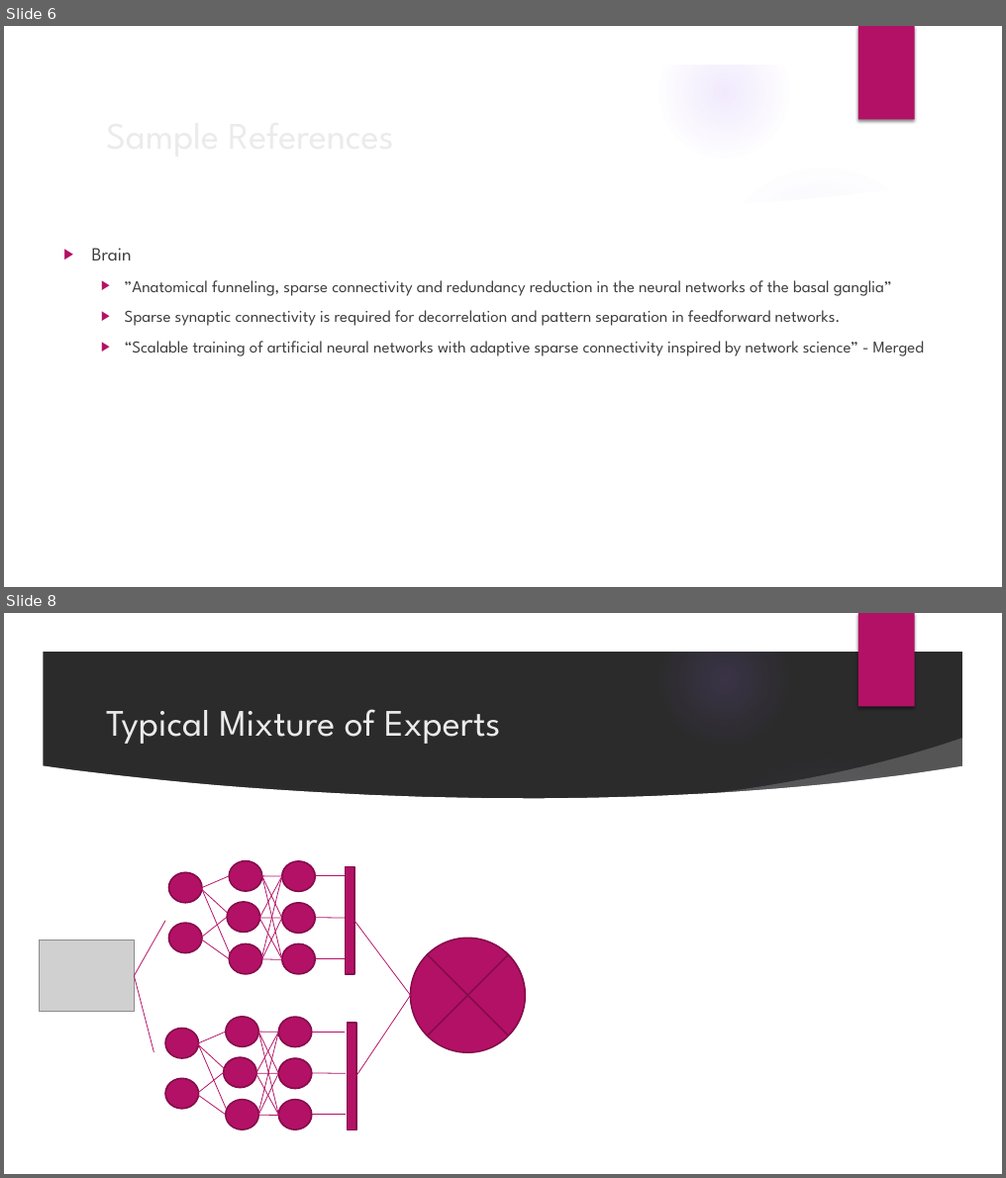
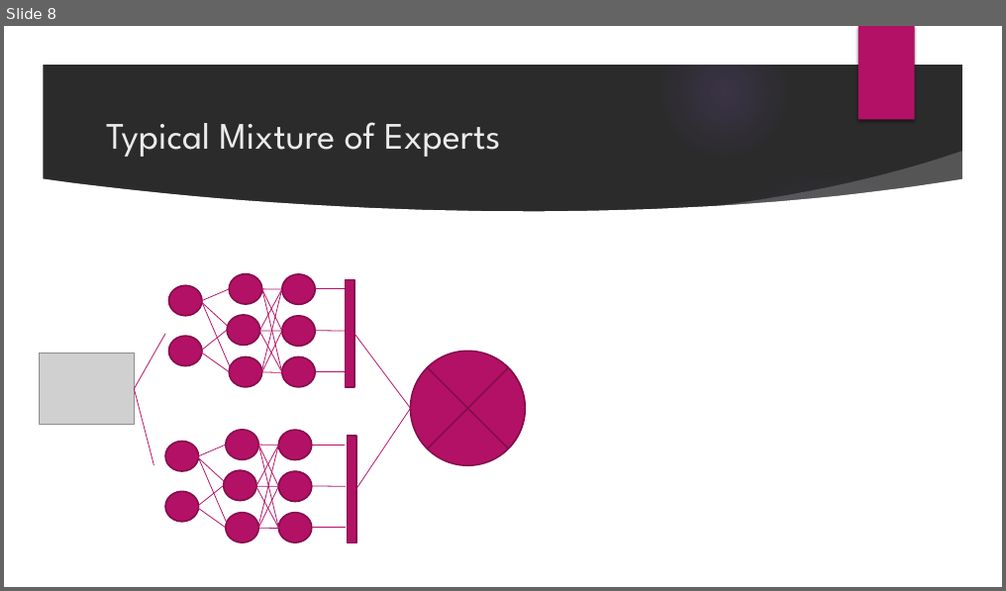
Before and after one commit to realdanielbyrne/tsneGatedMoE, a slide deck: PT-SNE Gated Mixture of Sparse Experts (PT-MoE).pptx. Shown one above the other, each under a label of ours: slides 6 and 8 before the commit, slide 8 after it; the slides between them are not shown. The pictures are 1006x1178 and 1006x591 pixels, drawn with LibreOffice and Linux fonts; fonts in the diff are those of the drawing; grey boxes stand for pictures; background and template pictures are left out; a plain dark background stands for a picture behind light text. Boxes give left, top, right and bottom in pixels: in the first picture for what was removed or moved away, otherwise in the second. Text is boxed around its words. In the diff, an @@ line names an element or a change of style, - is before the commit and + after.

```diff
--- a/PT-SNE Gated Mixture of Sparse Experts (PT-MoE).pptx
+++ b/PT-SNE Gated Mixture of Sparse Experts (PT-MoE).pptx
@@ slide 6 removed at <box>4,26,1002,587</box>, background picture (left out); not listed: 9 template elements that a slide beside it also shows @@
@@ title removed at <box>98,105,816,163</box> @@
-Sample References
@@ text removed at <box>92,248,924,357</box> @@
-▶ Brain
-  ▶ ”Anatomical funneling, sparse connectivity and redundancy reduction in the neural networks of the basal ganglia”
-  ▶ Sparse synaptic connectivity is required for decorrelation and pattern separation in feedforward networks.
-  ▶ “Scalable training of artificial neural networks with adaptive sparse connectivity inspired by network science” - Merged
```
Also in this commit, not shown: 7 slides changed, 2 slides added, 2 other slides removed, 38 other files.
